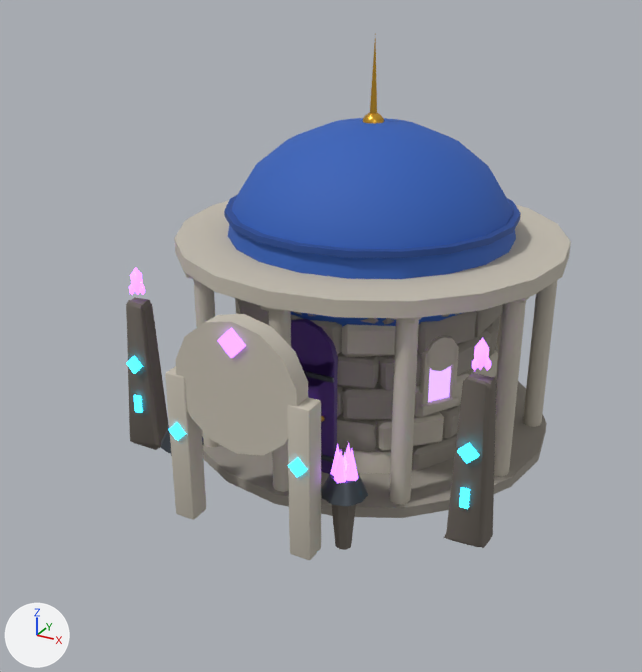
One commit to the glTF model modele3d/export/mapa/budynek_fuzji_poz15.glb: the scene before it, then after it.
Camera for both pictures: a 50 mm lens placed at (6.2, -12.0, 7.9), pointed at (-0.09, -0.57, 2.19). The axes (+X, +Y, +Z) are drawn at lower left. The lights are the same throughout. The older version comes first. Vertices at exactly the same position are counted once.

Objects in the first picture: 'budynek_fuzji_poz15'.
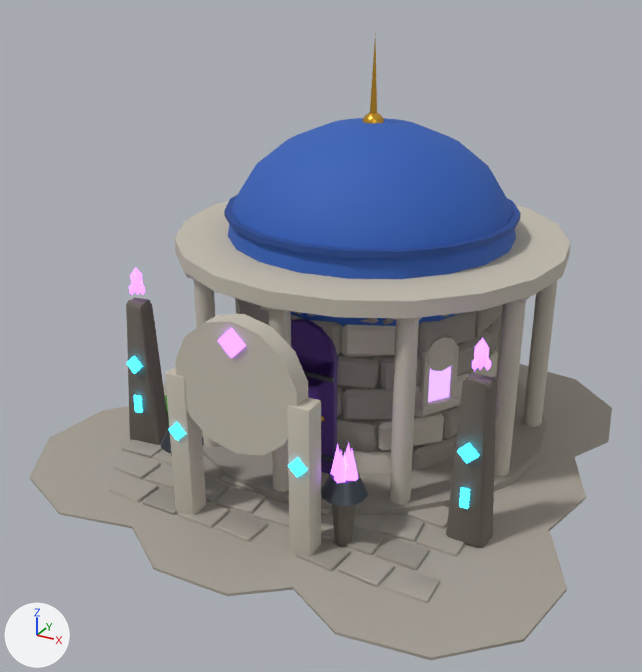
Location of each change, [x1, y1, x2, y2] in pixels of the pictures (642 x 672 px):
```json
{"object": "budynek_fuzji_poz15", "change": "reshaped", "before": [126, 38, 571, 560], "after": [30, 38, 612, 660]}
{"part": 1, "of": "me_budynek_fuzji_poz15", "change": "added", "after": [30, 406, 170, 528]}
{"part": 2, "of": "me_budynek_fuzji_poz15", "change": "added", "after": [130, 476, 293, 596]}
{"part": 3, "of": "me_budynek_fuzji_poz15", "change": "added", "after": [285, 513, 567, 660]}
{"part": 4, "of": "me_budynek_fuzji_poz15", "change": "added", "after": [399, 456, 586, 538]}
{"part": 5, "of": "me_budynek_fuzji_poz15", "change": "added", "after": [518, 364, 612, 461]}
{"part": 6, "of": "me_budynek_fuzji_poz15", "change": "added", "after": [165, 397, 169, 425], "on screen": "mostly hidden"}
{"part": 7, "of": "me_budynek_fuzji_poz15", "change": "added", "after": [109, 395, 465, 603]}
```

Scene script edits in JSON lines:
```json
{"op": "add", "block": "mat_mapa_leaves", "code": ["mat_mapa_leaves = principled_material('mapa_leaves')", "mat_mapa_leaves.base_color = (0.0782, 0.323, 0.0423)  # green #4f9a3a", "mat_mapa_leaves.roughness = 0.85"]}
{"op": "add", "block": "mat_mapa_flower_r", "code": ["mat_mapa_flower_r = principled_material('mapa_flower_r')", "mat_mapa_flower_r.base_color = (0.745, 0.0648, 0.0648)  # red #e04848", "mat_mapa_flower_r.roughness = 0.7"]}
{"op": "add", "block": "mat_mapa_paving", "code": ["mat_mapa_paving = principled_material('mapa_paving')", "mat_mapa_paving.base_color = (0.392, 0.356, 0.305)  # grey #a8a196", "mat_mapa_paving.roughness = 0.95"]}
{"op": "add", "block": "mat_mapa_flower_y", "code": ["mat_mapa_flower_y = principled_material('mapa_flower_y')", "mat_mapa_flower_y.base_color = (0.888, 0.631, 0.0685)  # yellow #f2d04a", "mat_mapa_flower_y.roughness = 0.7"]}
{"block": "me_budynek_fuzji_poz15", "where": "# used by ob_budynek_fuzji_poz15; location = (0.0, 0.0, 0.0)"}
{"op": "remove", "block": "me_budynek_fuzji_poz15", "code": "me_budynek_fuzji_poz15.from_pydata(...)  # 4329 vertices, 8070 faces; spans x -3.25..3.25, y -3.22..4.25, z -0.04..6.7"}
{"op": "add", "block": "me_budynek_fuzji_poz15", "code": "me_budynek_fuzji_poz15.from_pydata(...)  # 5757 vertices, 10654 faces; spans x -4.45..4.47, y -4.37..4.43, z -0.14..6.7"}
{"block": "me_budynek_fuzji_poz15", "change": "me_budynek_fuzji_poz15 part 1: a new loose piece, a 10-sided cylinder along z spanning x -4.449..-0.541, y -4.019..-0.047, z 0.005..0.045, in mat_mapa_paving (grey #a8a196)"}
{"block": "me_budynek_fuzji_poz15", "change": "me_budynek_fuzji_poz15 part 2: a new loose piece, a 10-sided cylinder along z spanning x -2.019..1.849, y -4.365..-0.653, z 0.004..0.046, in mat_mapa_paving (grey #a8a196)"}
{"block": "me_budynek_fuzji_poz15", "change": "me_budynek_fuzji_poz15 part 3: a new loose piece, a 10-sided cylinder along z spanning x 0.541..4.474, y -4.272..-0.366, z 0.003..0.047, in mat_mapa_paving (grey #a8a196)"}
{"block": "me_budynek_fuzji_poz15", "change": "me_budynek_fuzji_poz15 part 4: a new loose piece, a 10-sided cylinder along z spanning x 0.281..4.17, y -1.813..1.983, z 0.002..0.048, in mat_mapa_paving (grey #a8a196)"}
{"block": "me_budynek_fuzji_poz15", "change": "me_budynek_fuzji_poz15 part 5: a new loose piece, a 10-sided cylinder along z spanning x 0.168..4.092, y 0.516..4.427, z 0.001..0.049, in mat_mapa_paving (grey #a8a196)"}
{"block": "me_budynek_fuzji_poz15", "change": "me_budynek_fuzji_poz15 part 6: a new loose piece, an icosphere of 20 faces spanning x -3.34..-2.77, y -1.22..-0.68, z -0.12..0.52, in mat_mapa_leaves (green #4f9a3a)"}
{"block": "me_budynek_fuzji_poz15", "change": "me_budynek_fuzji_poz15 part 7: 1176 vertices added at x -3.38..2.96, y -3.27..2.82, z -0.12..0.52"}
{"block": "me_budynek_fuzji_poz15", "change": "other edits to the shape of me_budynek_fuzji_poz15 do not show in these pictures"}
{"op": "add", "block": "me_budynek_fuzji_poz15", "code": "me_budynek_fuzji_poz15.materials.append(mat_mapa_paving)  # grey #a8a196"}
{"op": "add", "block": "me_budynek_fuzji_poz15", "code": "me_budynek_fuzji_poz15.materials.append(mat_mapa_leaves)  # green #4f9a3a"}
{"op": "add", "block": "me_budynek_fuzji_poz15", "code": "me_budynek_fuzji_poz15.materials.append(mat_mapa_flower_r)  # red #e04848"}
{"op": "add", "block": "me_budynek_fuzji_poz15", "code": "me_budynek_fuzji_poz15.materials.append(mat_mapa_flower_y)  # yellow #f2d04a"}
```
